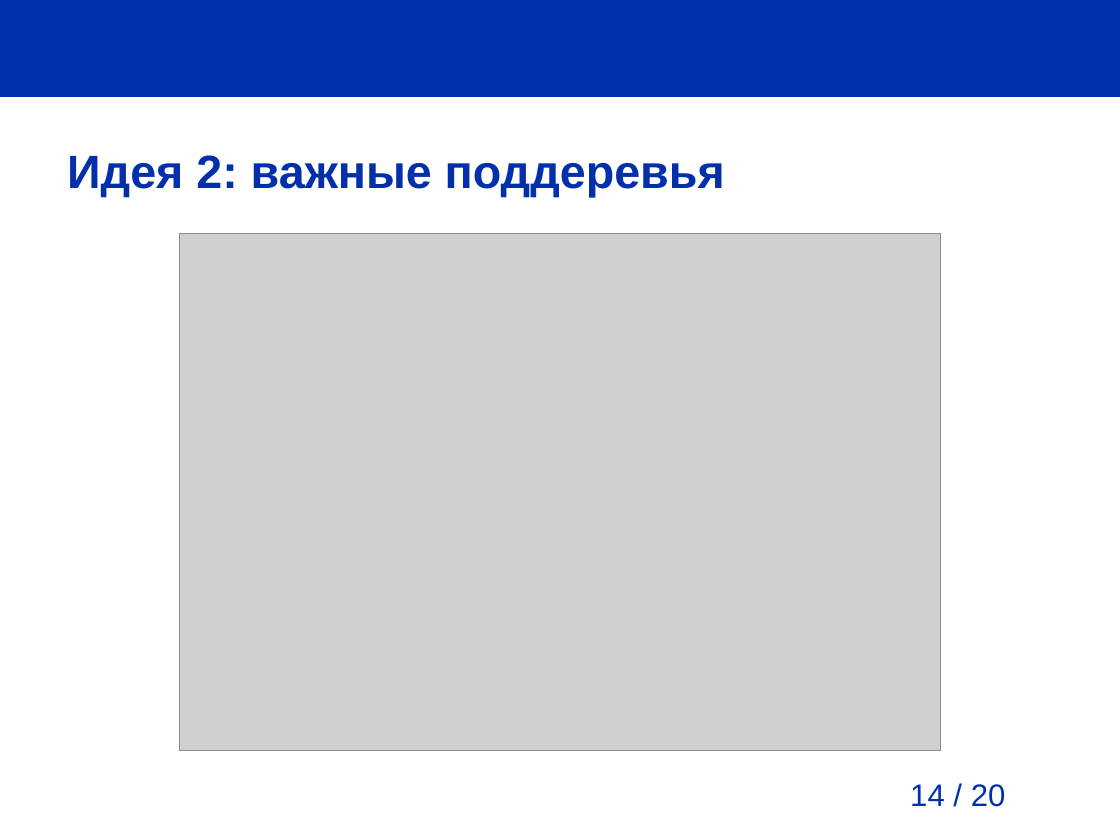
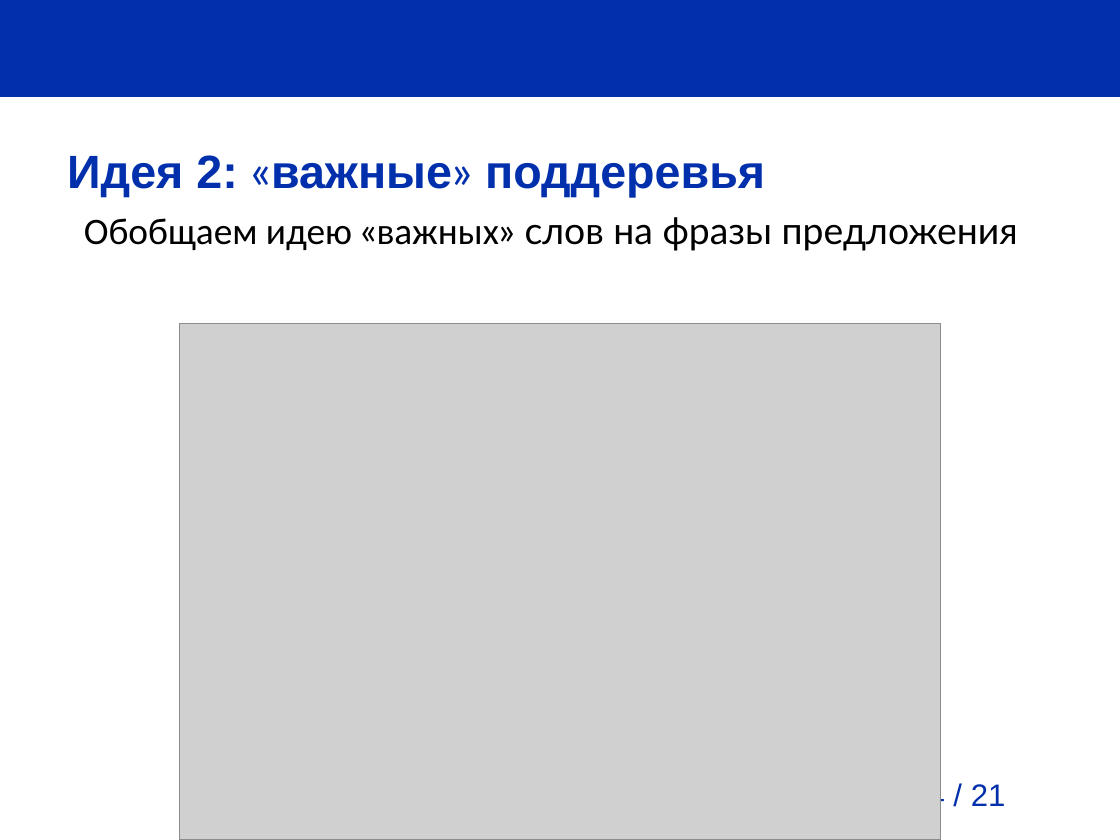
Before and after one commit to pva701/bachelor-thesis, a slide deck: slide 14 of presentation/presentation.odp. Drawn at 1120x840 pixels with LibreOffice and Linux fonts; fonts in the diff are those of the drawing; grey boxes stand for pictures; background and template pictures are left out. Boxes give left, top, right and bottom in pixels: in the first picture for what was removed or moved away, otherwise in the second. Text is boxed around its words. In the diff, an @@ line names an element or a change of style, - is before the commit and + after.

Commit message:
Improve presentation

```diff
--- a/presentation/presentation.odp
+++ b/presentation/presentation.odp
@@ title at (67, 155, 765, 198): text changed @@
-Идея 2: важные поддеревья
+Идея 2: «важные» поддеревья
@@ text added at (84, 217, 1018, 251), 24 pt, text #000000 @@
+Обобщаем идею «важных» слов на фразы предложения
@@ picture: place and size @@
-picture at (179, 234, 940, 750)
+picture at (179, 324, 940, 840)
@@ page number at (910, 781, 1006, 812): text changed @@
-14 / 20
+14 / 21
```
Also in this commit, not shown: 5 other slides changed, 4 slides added, 3 slides removed, 3 other files.
